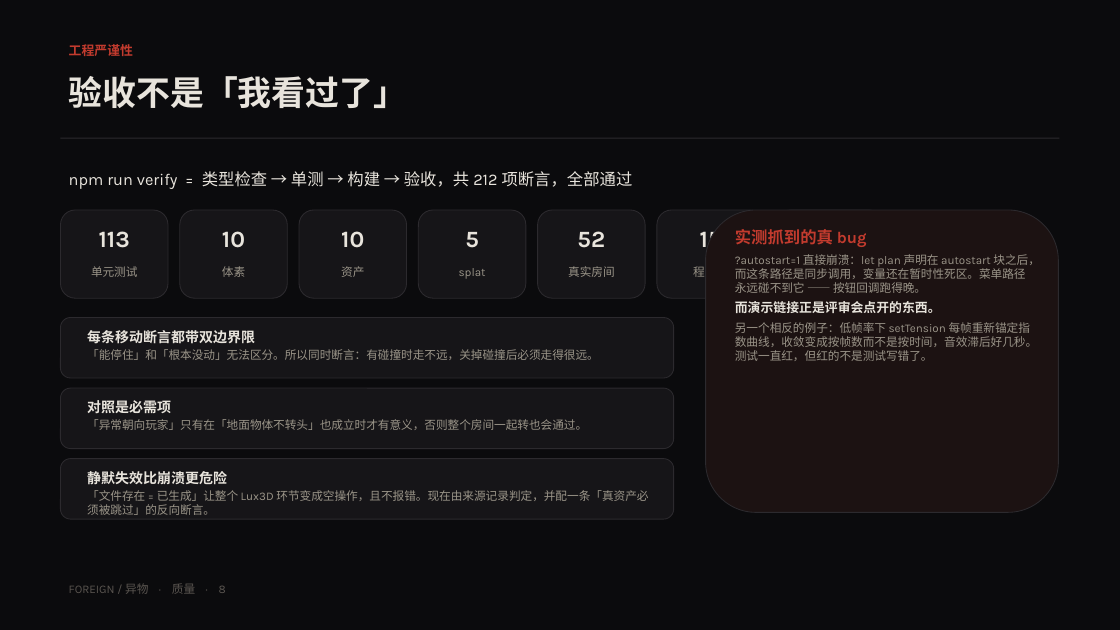
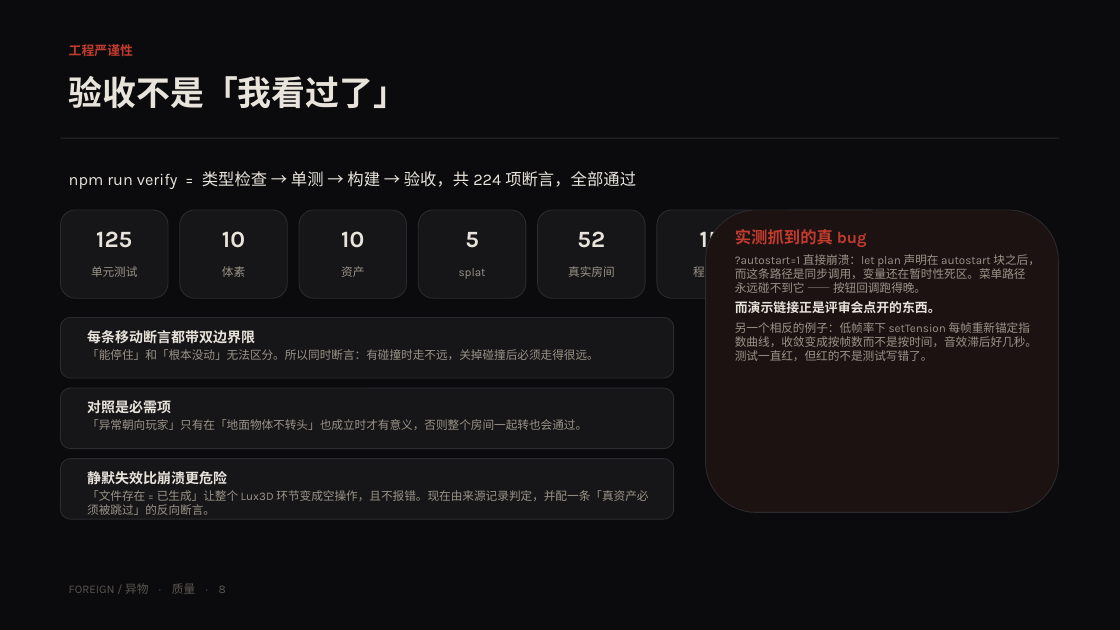
Before and after one commit to cyn-nya/foreign, a slide deck: slide 8 of artifacts/report/FOREIGN-report.pptx. Drawn at 1120x630 pixels with LibreOffice and Linux fonts; fonts in the diff are those of the drawing. Boxes give left, top, right and bottom in pixels: in the first picture for what was removed or moved away, otherwise in the second. Text is boxed around its words. In the diff, an @@ line names an element or a change of style, - is before the commit and + after.

```diff
--- a/artifacts/report/FOREIGN-report.pptx
+++ b/artifacts/report/FOREIGN-report.pptx
@@ text at [69,171,636,189]: text changed @@
-npm run verify = 类型检查 → 单测 → 构建 → 验收，共 212 项断言，全部通过
+npm run verify = 类型检查 → 单测 → 构建 → 验收，共 224 项断言，全部通过
@@ text at [96,231,132,248]: text changed @@
-113
+125
```
Also in this commit, not shown: 1 other slide changed, 3 other files.
